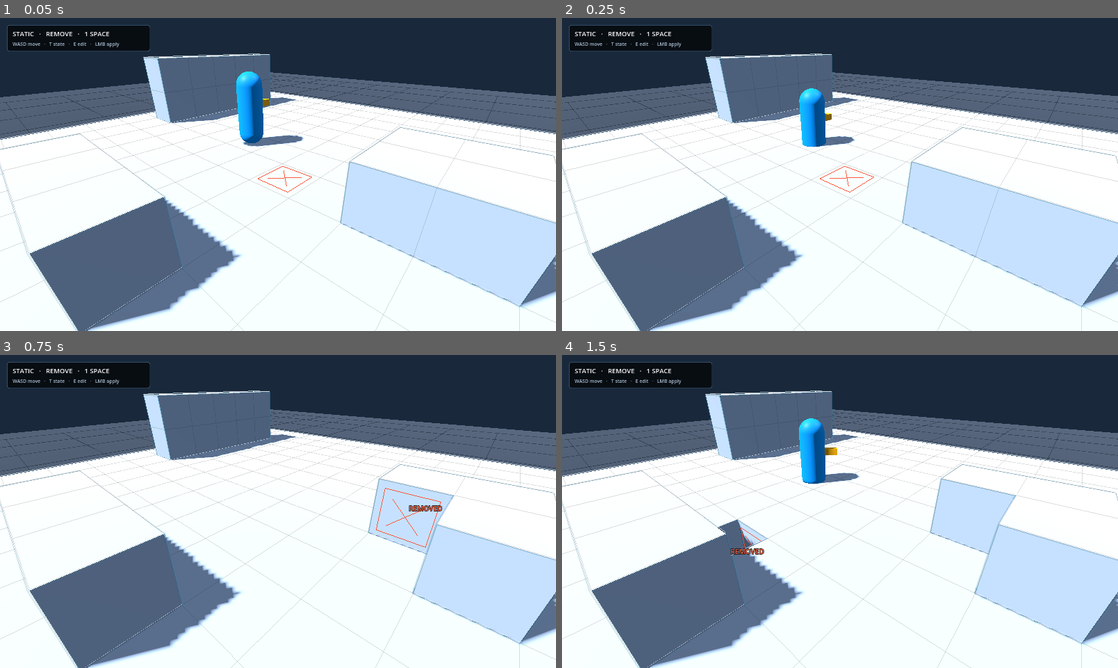
Above: before the commit, frames 1-4 (two rows, left to right).
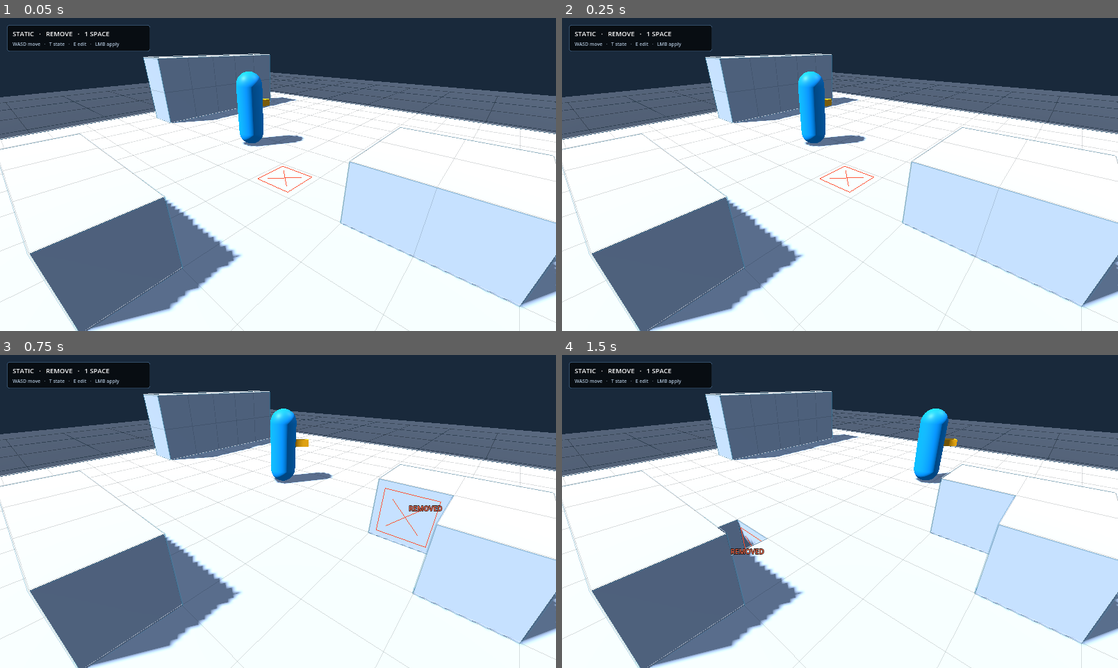
Above: after the commit, the same moments.

Repository: Jozzpoly/FrameMatter-Lab
Game: Godot game, scene res://p1/main.tscn
Same seed, same stepped clock (60 frames per second), same inputs: the game is played once before the commit and once after it.
Inputs (mouse positions are in pixels of both pictures, inside the frame that each line leads up to):
- Up to frame 1 (0.05 s): no input
- Up to frame 2 (0.25 s): no input
- Up to frame 3 (0.75 s): tap Enter at 0.5 s; move the mouse to (400, 495) at 0.52 s; press the mouse at (400, 495) at 0.53 s; hold D (p1_move_right) from 0.53 s (still down)
- Up to frame 4 (1.5 s): tap Space (p1_jump) at 0.77 s; release D (p1_move_right) at 1.25 s; release the mouse at (962, 495) at 1.25 s; drag from (728, 527) to (812, 574) at 1.27 s

Frame 1 is identical in both runs. In frame 2, 0.6% of the frame differs, in the area x 42-55%, y 17-42%; in frame 3, 1.2%; in frame 4, 2.2%, in the area x 42-72%, y 17-42%.
Error in both runs: Invalid call. Nonexistent function 'get_global_transform_interpolated' in base 'Node3D (SpaceQueryCharacter)'. (res://p1/camera_rig.gd:113)

Commit message:
Recover grounded actor from shallow overlap contacts

Diff:
--- a/actor/space_query_character.gd
+++ b/actor/space_query_character.gd
@@ -198,11 +198,14 @@
 	var down: Vector3 = Vector3.DOWN * ground_snap_distance
 	var cast: PackedFloat32Array = _cast_motion(down)
 	if cast.is_empty():
-		return false
+		return _attach_from_current_ground_overlap()
 	var safe: float = clampf(cast[0], 0.0, 1.0)
 	var unsafe: float = clampf(cast[1], safe, 1.0)
 	if safe >= 0.999999:
-		return false
+		# cast_motion intentionally ignores shapes the capsule already overlaps.
+		# A ground-like current intersection is therefore a second, complementary
+		# contact state rather than evidence that the floor disappeared.
+		return _attach_from_current_ground_overlap()
 
 	# `_rest_info_at_unsafe_fraction()` samples relative to the already-reached
 	# safe position (the same contract used by `_move_with_slide`). Ground snap
@@ -210,21 +213,29 @@
 	var start_position: Vector3 = global_position
 	global_position += down * safe
 	var hit: Dictionary = _rest_info_at_unsafe_fraction(down, safe, unsafe)
+	if not _attach_from_ground_hit(hit):
+		global_position = start_position
+		return false
+	return true
+
+
+func _attach_from_current_ground_overlap() -> bool:
+	var hit: Dictionary = _rest_info_at_current_pose()
+	return _attach_from_ground_hit(hit)
+
+
+func _attach_from_ground_hit(hit: Dictionary) -> bool:
 	if hit.is_empty():
-		global_position = start_position
 		return false
 	var normal: Vector3 = Vector3(hit.get("normal", Vector3.ZERO)).normalized()
 	if normal.y < ground_normal_min_y:
-		global_position = start_position
 		return false
 
 	var collider: Node3D = _collider_from_rest_info(hit)
 	if collider == null:
-		global_position = start_position
 		return false
 	var resolved_support: Node3D = _resolve_support_frame(collider)
 	if resolved_support == null:
-		global_position = start_position
 		return false
 
 	var changed_support: bool = resolved_support != support_body
@@ -250,6 +261,17 @@
 	query.collide_with_bodies = true
 	query.collide_with_areas = false
 	return get_world_3d().direct_space_state.cast_motion(query)
+
+
+func _rest_info_at_current_pose() -> Dictionary:
+	var query := PhysicsShapeQueryParameters3D.new()
+	query.shape = _shape
+	query.transform = global_transform
+	query.margin = query_margin
+	query.collision_mask = collision_mask
+	query.collide_with_bodies = true
+	query.collide_with_areas = false
+	return get_world_3d().direct_space_state.get_rest_info(query)
 
 
 func _rest_info_at_unsafe_fraction(
